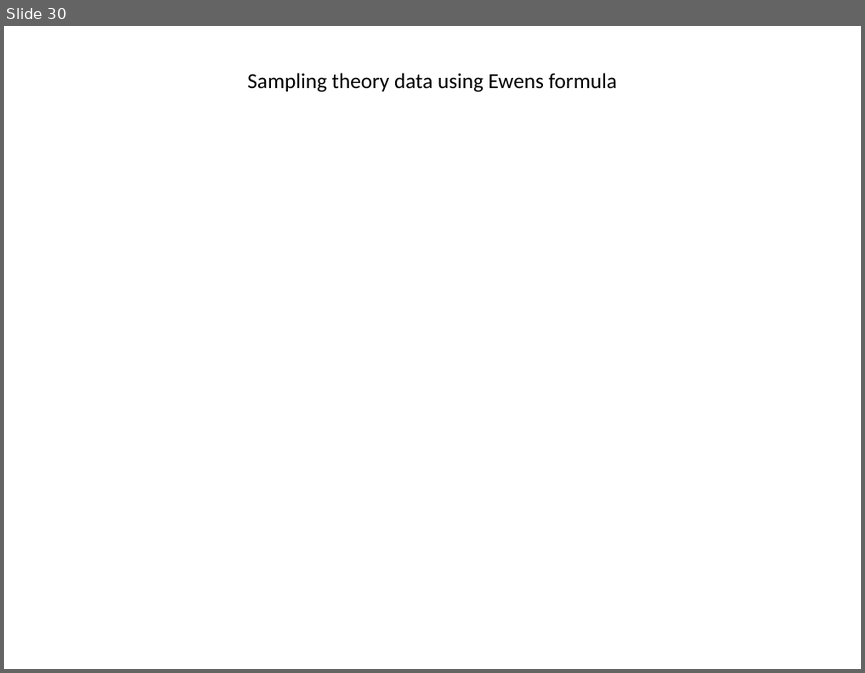
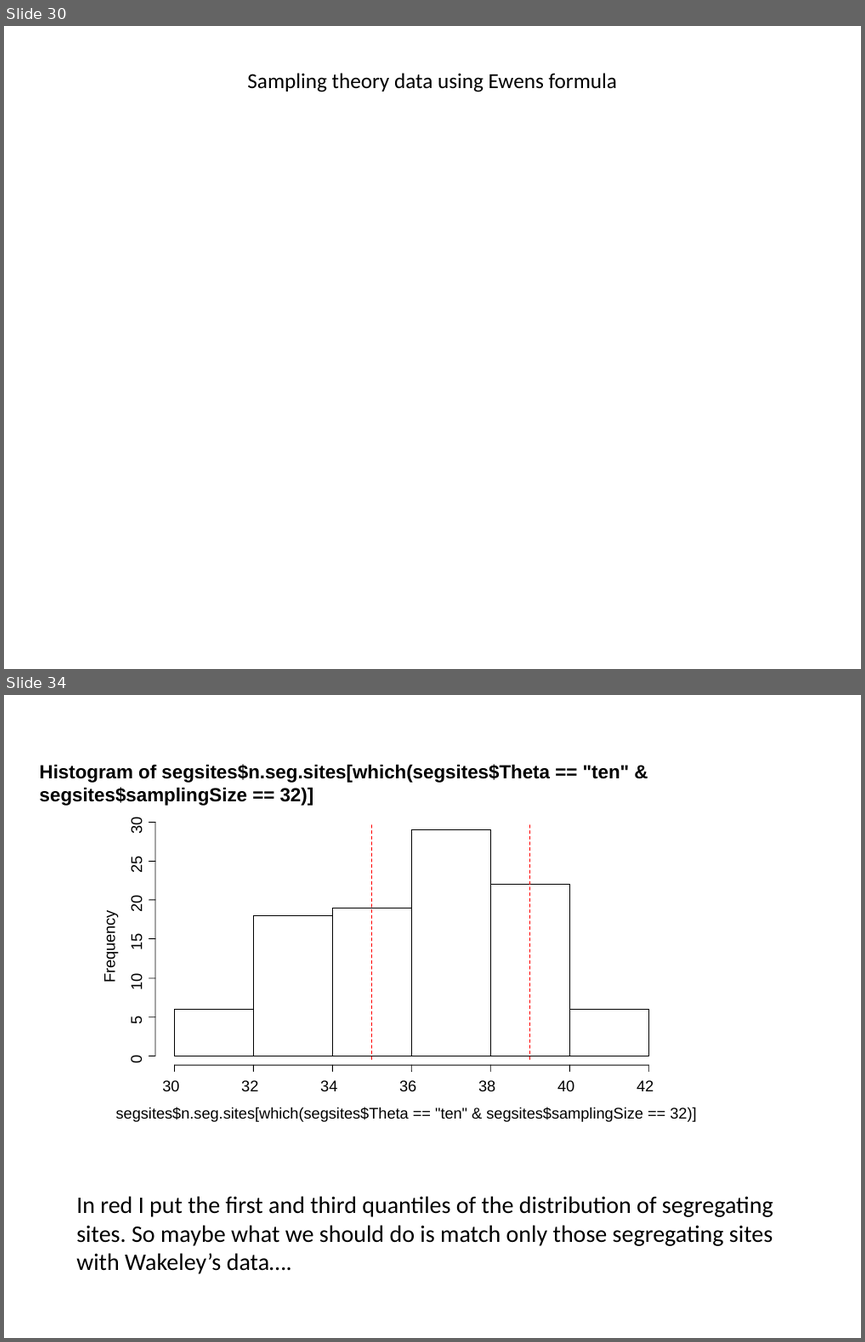
Before and after one commit to WaresLab/QuBar, a slide deck: ppt/Thoughts and plots.pptx. Shown one above the other, each under a label of ours: slide 30 before the commit, slides 30 and 34 after it; the slides between them are not shown. The pictures are 865x673 and 865x1342 pixels, drawn with LibreOffice and Linux fonts; fonts in the diff are those of the drawing. Boxes give left, top, right and bottom in pixels: in the first picture for what was removed or moved away, otherwise in the second. Text is boxed around its words. In the diff, an @@ line names an element or a change of style, - is before the commit and + after.

Commit message:
working in new QuBar version
I incorporated the new Wakeley data and generated new plots, adding a
section to select haplotypes and segregating sites with quantiles

```diff
--- a/ppt/Thoughts and plots.pptx
+++ b/ppt/Thoughts and plots.pptx
@@ slide 34 added at (4, 695, 861, 1338), background #FFFFFF @@
@@ group added at (40, 764, 696, 1122): 17 texts, 16 lines, 6 rectangles, 2 freeform shapes @@
+Histogram of segsites$n.seg.sites[which(segsites$Theta == "ten" & segsites$samplingSize == 32)]
+segsites$n.seg.sites[which(segsites$Theta == "ten" & segsites$samplingSize == 32)]
+Frequency
+30
+32
+34
+36
+38
+40
+42
+0
+5
+10
+15
+20
+25
+30
@@ text added at (76, 1196, 773, 1274), 20 pt, text #000000 @@
+In red I put the first and third quantiles of the distribution of segregating sites. So maybe what we should do is match only those segregating sites with Wakeley’s data….
```
Also in this commit, not shown: 5 other slides added, 16 other files.
